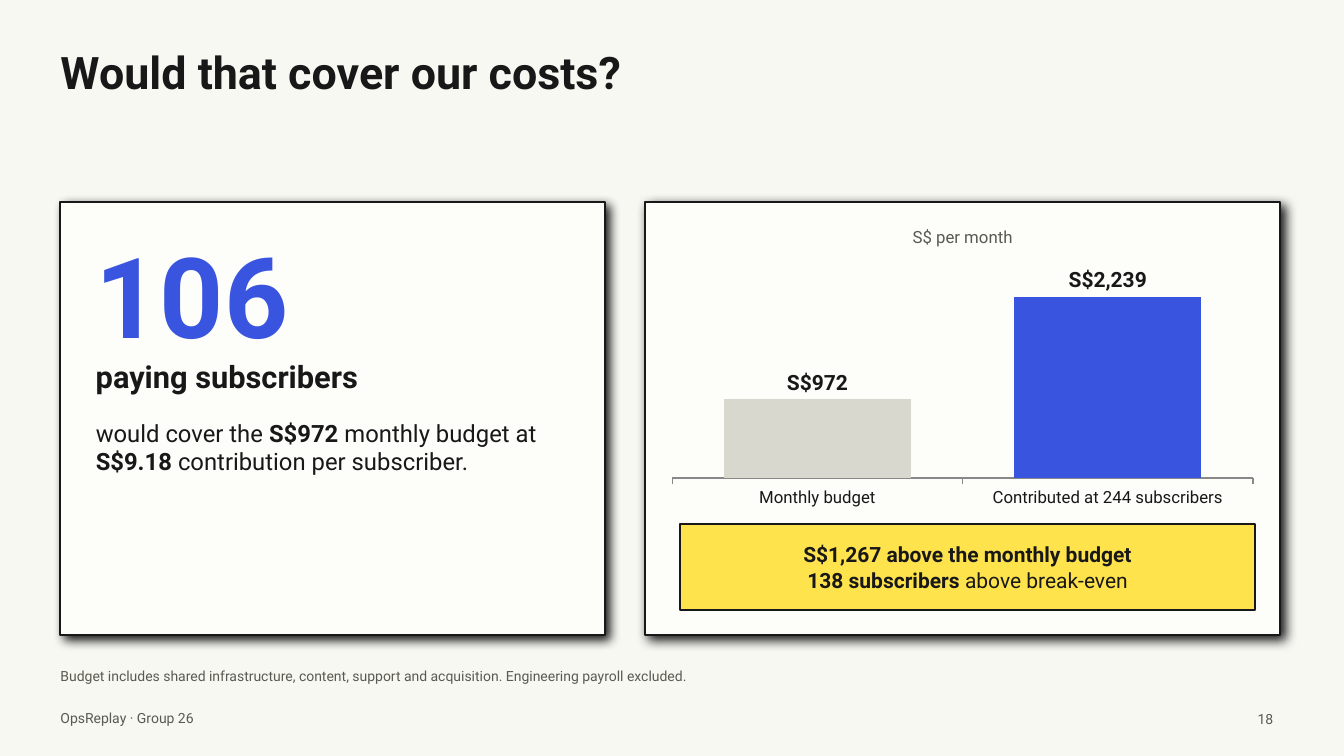
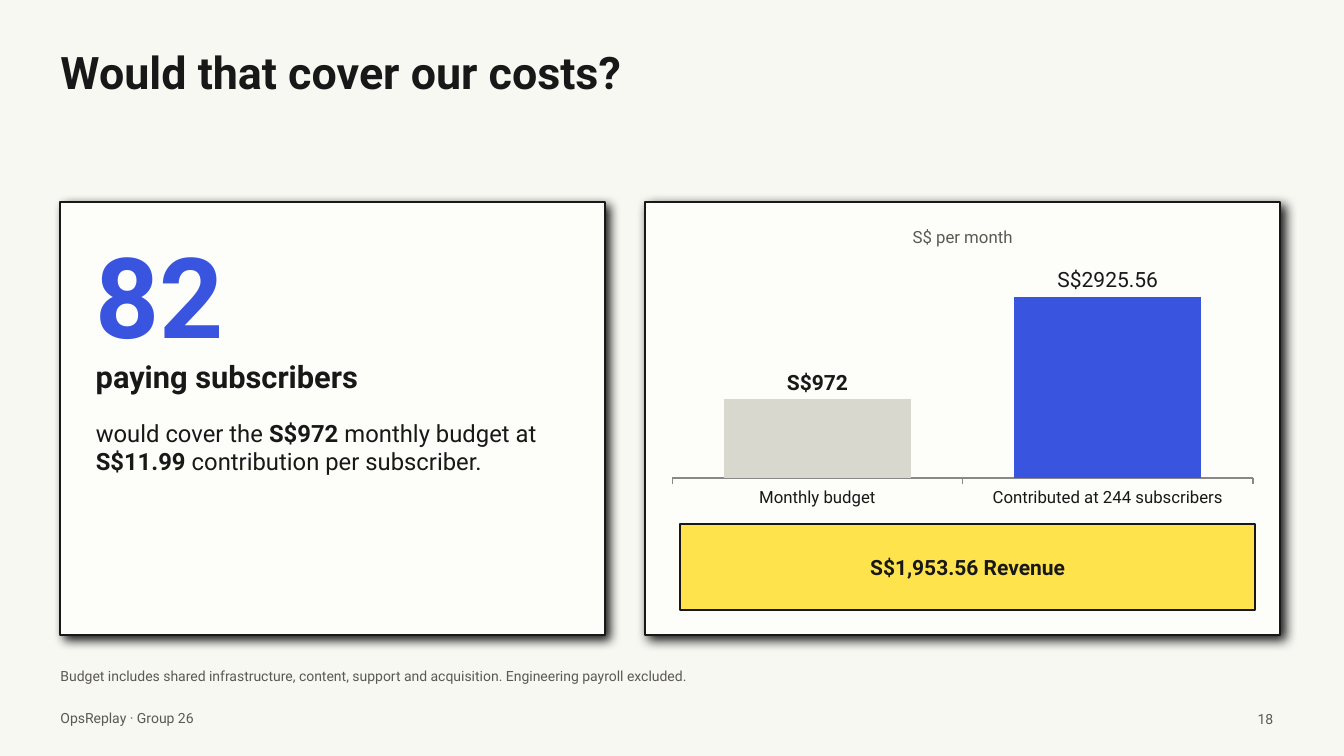
Before and after one commit to ehz0ah/OpsReplay, a slide deck: slide 18 of docs/reports/final/OpsReplay_Final_Presentation.pptx. Drawn at 1344x756 pixels with LibreOffice and Linux fonts; fonts in the diff are those of the drawing. Boxes give left, top, right and bottom in pixels: in the first picture for what was removed or moved away, otherwise in the second. Text is boxed around its words. In the diff, an @@ line names an element or a change of style, - is before the commit and + after.

```diff
--- a/docs/reports/final/OpsReplay_Final_Presentation.pptx
+++ b/docs/reports/final/OpsReplay_Final_Presentation.pptx
@@ column chart at <box>660,212,1265,514</box> @@
@@ data labels of S$ per month changed @@
@@ text at <box>96,257,224,339</box>: text changed @@
-106
+82
@@ text at <box>96,422,537,475</box>: text changed @@
-would cover the S$972 monthly budget at S$9.18 contribution per subscriber.
+would cover the S$972 monthly budget at S$11.99 contribution per subscriber.
@@ text in rectangle at <box>870,557,1065,579</box>: text changed @@
-S$1,267 above the monthly budget
-138 subscribers above break-even
+S$1,953.56 Revenue
```
Also in this commit, not shown: 9 other slides changed.
